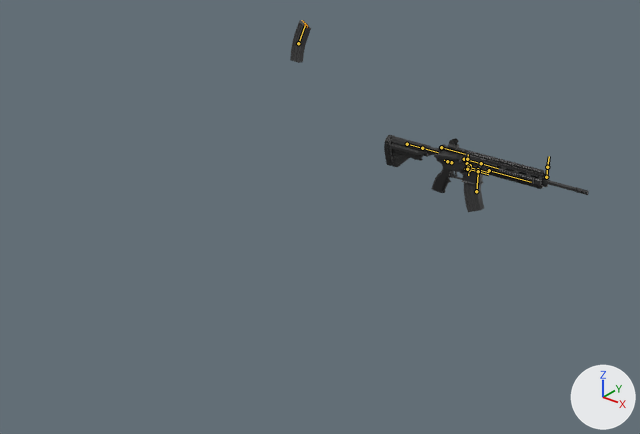
The Blender file Art/3D/Blender/Weapon/AR416/AR416.blend as it was, and as the next commit left it.
Before and after are seen from a 50 mm lens placed at (10.1, -18.8, 9.0), pointed at (-5.8, 1.1, -3.3). Arrows for +X, +Y and +Z are at lower right; the lights stay in place. The first picture is the older version. The bones that bend it are drawn over the model as lines.

Names of what the first picture shows: 'Back Sight', 'Body', 'Front Sight', 'Grip', 'Magazine', 'Stock', 'dummy_mag'.
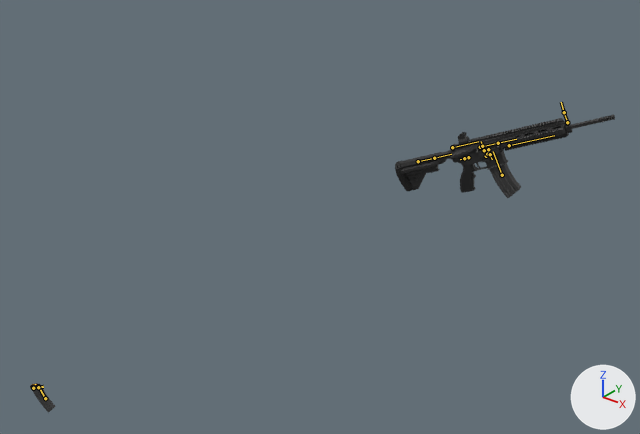
The newer file adds an action. The first version stands in its rest pose; the second is drawn at frame 30 of the action 'Quick_Reload'.

What differs and where, as boxes [x1, y1, x2, y2] in the pictures (640 x 434 px):
'Body', posed
    before: [427, 145, 589, 195]
    after: [32, 114, 615, 386]
'Stock', posed (21% taller)
    before: [384, 135, 431, 167]
    after: [395, 152, 444, 191]
'dummy_mag', posed
    before: [290, 20, 311, 63]
    after: [490, 164, 521, 198]
'Magazine', posed
    before: [464, 183, 484, 212]
    after: [30, 383, 55, 413]
'Grip', posed
    before: [432, 168, 451, 193]
    after: [460, 164, 476, 193]
'Back Sight', posed (8% wider)
    before: [448, 138, 459, 151]
    after: [458, 132, 470, 145]
'Front Sight', posed (33% wider)
    before: [545, 163, 550, 179]
    after: [562, 108, 569, 125]
bone 'body', root to tip
    before: (489, 170) to (531, 182)
    after: (509, 145) to (554, 135)
bone 'mag', root to tip
    before: (476, 191) to (478, 168)
    after: (45, 398) to (37, 385)
bone 'dummymags', root to tip
    before: (298, 43) to (305, 25)
    after: (502, 175) to (493, 151)

Edits to the bpy script that builds the scene:
```text
Change bone_body:
    where bone_body = bpy.data.objects['Armature'].pose.bones['body']
    bone_body.location: (0.0, 0.0, 0.0) -> (-1.37, 0.83, -0.01)
    bone_body.rotation_quaternion: (1.0, 0.0, 0.0, 0.0) -> (0.965, -0.112, 0.055, 0.19)  # degrees (0, 0, 0) -> degrees (-12, 9, 21)
Change bone_mag:
    where bone_mag = bpy.data.objects['Armature'].pose.bones['mag']  # child of 'body'
    bone_mag.location: (0.0, 0.0, 0.0) -> (0.0, -9.38, -36.87)
Change bone_dummymags:
    where bone_dummymags = bpy.data.objects['Armature'].pose.bones['dummymags']
    bone_dummymags.location: (0.0, 0.0, 0.0) -> (0.06, 1.07, 13.4)
    bone_dummymags.rotation_quaternion: (1.0, 0.0, 0.0, 0.0) -> (0.985, -0.215, 0.091, 0.013)  # degrees (0, 0, 0) -> degrees (-25, 10, -1)
```
